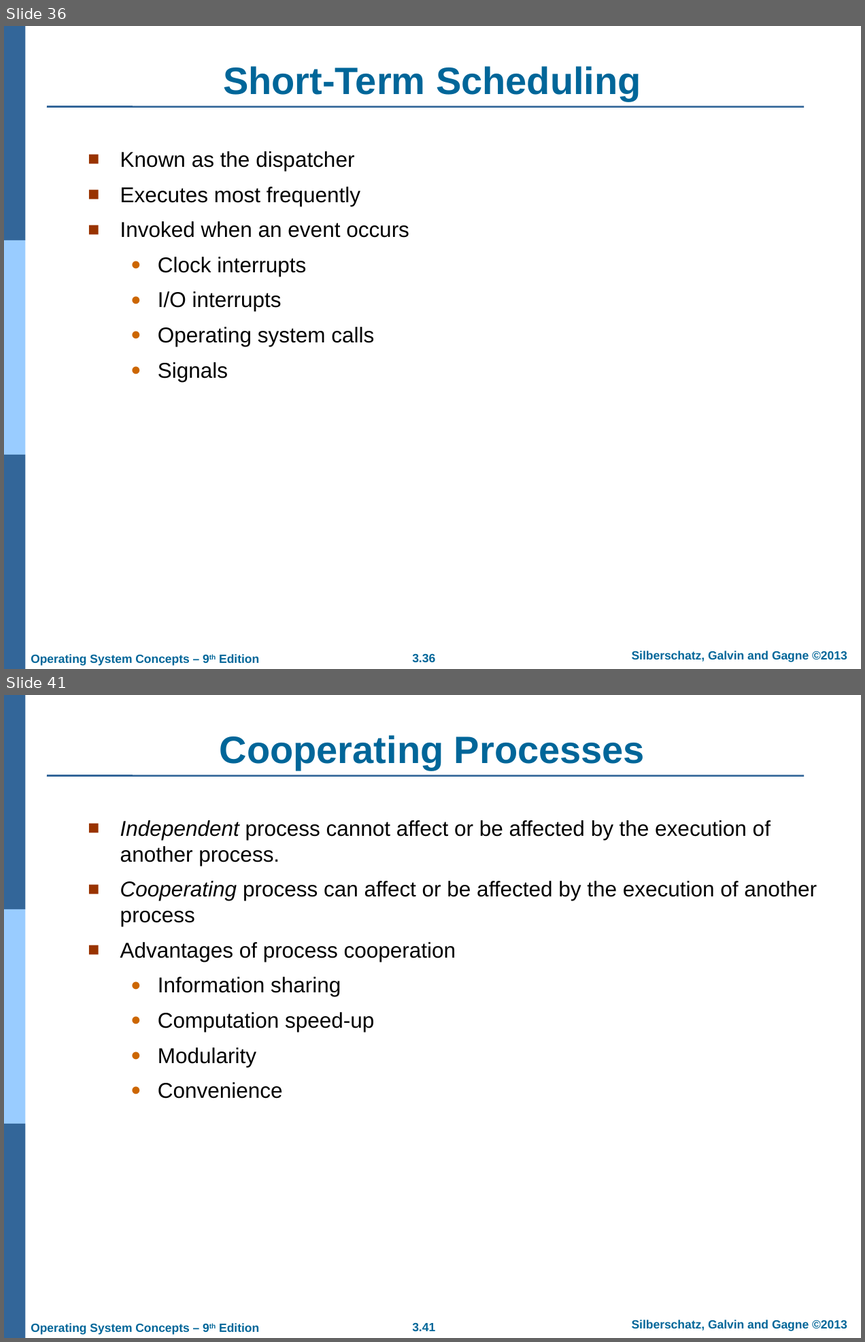
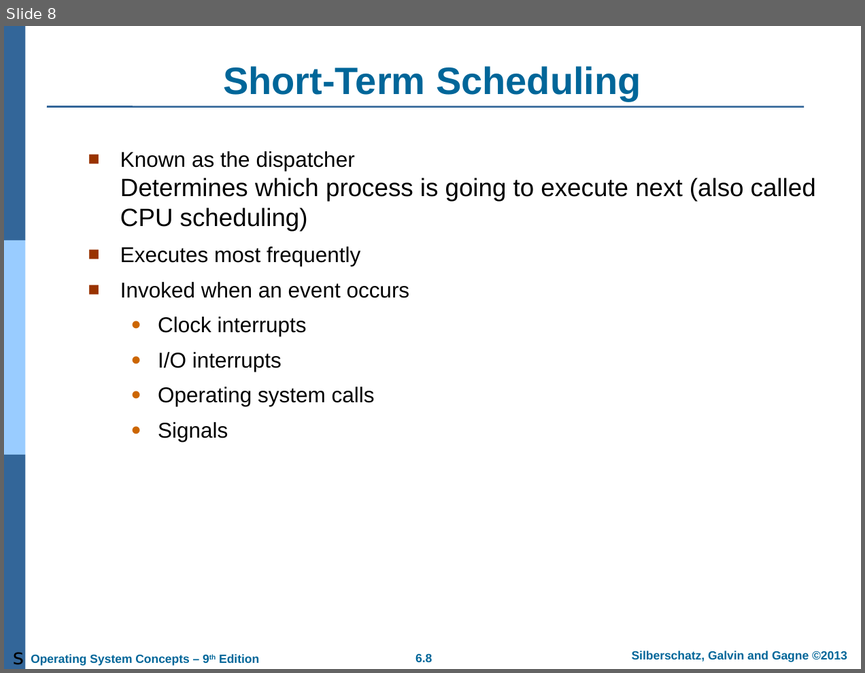
Before and after one commit to qasim2020/givezakat, a slide deck: static/AOS/Chapter 3.ppt. Shown one above the other, each under a label of ours: slides 36 and 41 before the commit, slide 8 after it; the slides between them are not shown. The pictures are 865x1342 and 865x673 pixels, drawn with LibreOffice and Linux fonts; fonts in the diff are those of the drawing; background and template pictures are left out. Boxes give left, top, right and bottom in pixels: in the first picture for what was removed or moved away, otherwise in the second. Text is boxed around its words. In the diff, an @@ line names an element or a change of style, - is before the commit and + after.

```diff
--- a/static/AOS/Chapter 3.ppt
+++ b/static/AOS/Chapter 3.ppt
@@ slide 41 removed at box(4, 695, 861, 1338), background #FFFFFF; not listed: 7 template elements that a slide beside it also shows @@
@@ title removed at box(220, 735, 645, 770) @@
-Cooperating Processes
@@ text removed at box(120, 820, 817, 1098) @@
-■ Independent process cannot affect or be affected by the execution of another process.
-■ Cooperating process can affect or be affected by the execution of another process
-■ Advantages of process cooperation
-  ● Information sharing
-  ● Computation speed-up
-  ● Modularity
-  ● Convenience
@@ what was slide 36 is now slide 8 @@
@@ slide 8 changed as well @@
@@ text at box(120, 151, 816, 231): text changed; size 18 to 21 pt @@
-■ Known as the dispatcher
+■ Known as the dispatcher
+  Determines which process is going to execute next (also called CPU scheduling)
@@ text added at box(13, 652, 24, 665), 18 pt, text #000000 @@
+s
@@ page number at box(415, 653, 432, 662): text changed @@
-3.36
+6.8
```
Also in this commit, not shown: 1 other slide changed, 41 slides added, 59 other slides removed, 12 other files.
